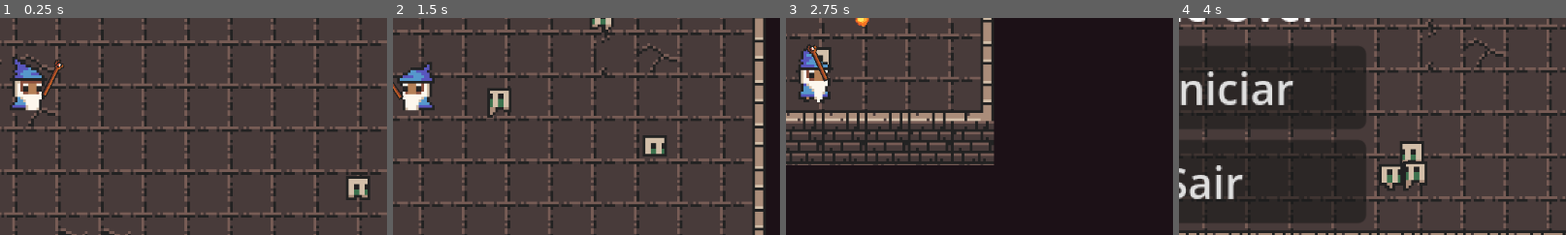
Above: before the commit, frames 1-4 (left to right).
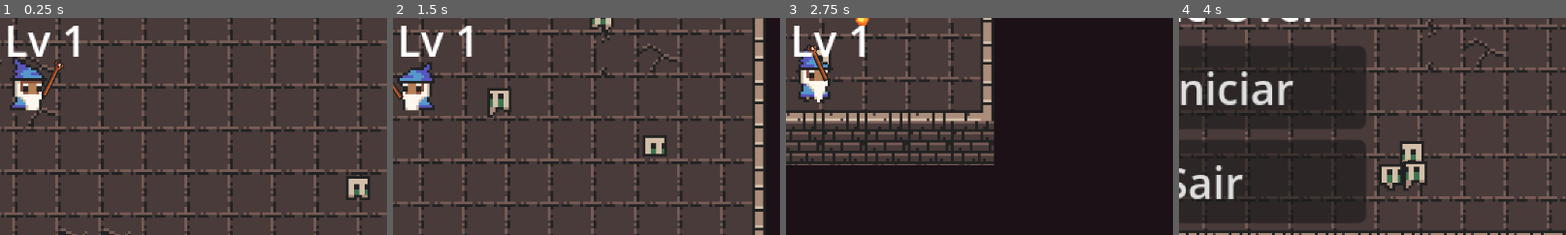
Above: after the commit, the same moments.

Repository: leanfj/infinit-dungeon
Game: Godot game, scene res://scenes/world_node_2d.tscn
Same seed, same stepped clock (60 frames per second), same inputs: the game is played once before the commit and once after it.
Inputs (mouse positions are % of the whole screen's width and height, from its top left):
- Up to frame 1 (0.25 s): no input
- Up to frame 2 (1.5 s): tap Enter at 0.5 s; move the mouse to (72, 45) at 0.52 s; press the mouse at (72, 45) at 0.53 s; hold D (move_right) 0.53-1.28 s; move the mouse to (30, 55) at 1.27 s; release the mouse at (30, 55) at 1.28 s; hold S (move_down) from 1.28 s (still down); right-click (30, 55) at 1.35 s
- Up to frame 3 (2.75 s): move the mouse to (60, 28) at 2.02 s; release S (move_down) at 2.03 s; press the mouse at (60, 28) at 2.03 s; hold D (move_right) from 2.03 s (still down)
- Up to frame 4 (4 s): move the mouse to (45, 70) at 2.77 s; release D (move_right) at 2.78 s; release the mouse at (45, 70) at 2.78 s; hold W (move_up) 2.78-3.53 s; right-click (45, 70) at 2.85 s; move the mouse to (80, 65) at 3.52 s; press the mouse at (80, 65) at 3.53 s; hold A (move_left) from 3.53 s (still down)
The pictures show only the part of the screen within x 47-97%, y 37-87%; the shares and areas given below are measured in that part.

The runs differ from the first frame. In frame 1, 0.9% of the frame differs, in the area x 2-21%, y 3-18%; in frame 2, 0.9%; in frame 3, 0.9%; in frame 4, nothing differs.

Commit message:
Implement character stats system for player and enemies; add experience and health management; update Mage character with new stats resource

Diff:
--- a/entities/Enemies/enemy_character_body_2d.gd
+++ b/entities/Enemies/enemy_character_body_2d.gd
@@ -8,12 +8,15 @@
 var _knockback_timer: float = 0.0
 var _knockback_direction: Vector2 = Vector2.ZERO
 var _is_hurt: bool = false
+var _is_dead: bool = false
 
 @export_category("Variables")
 @export var move_speed: float = 50.0
 @export var chase_range: float = 80.0
 @export var health: int = 3
 @export var knockback_strength: float = 50.0
+@export var stats: Resource
+@export var exp_reward: int = 3
 
 
 @export_category("Objects")
@@ -26,6 +29,12 @@
 	# Guarantee hit animation does not loop forever; needed for animation_finished handling.
 	if _animation_sprite and _animation_sprite.sprite_frames and _animation_sprite.sprite_frames.has_animation("hit"):
 		_animation_sprite.sprite_frames.set_animation_loop("hit", false)
+
+	if stats:
+		if stats.has_variable("move_speed"):
+			_move_speed = stats.move_speed
+		if stats.has_variable("current_health"):
+			health = stats.current_health
 
 	if _hit_box:
 		_hit_box.hit_detected.connect(_on_hit_box_hit_detected)
@@ -62,6 +71,8 @@
 	move_and_slide()
 
 func take_damage(amount: int, origin: Vector2 = Vector2.ZERO) -> void:
+	if stats and stats.has_method("apply_damage"):
+		stats.apply_damage(amount)
 	health -= amount
 	_is_hurt = true
 	var knockback_vector: Vector2 = (global_position - origin).normalized()
@@ -75,8 +86,12 @@
 		_is_hurt = false
 		_animate()
 	else:
+		if _is_dead:
+			return
+		_is_dead = true
 		if _animation_sprite:
 			await _play_hit_animation(0.5)
+		_reward_player()
 		await get_tree().create_timer(0.05).timeout
 		queue_free()
 
@@ -118,6 +133,12 @@
 	take_damage(amount, origin)
 
 
+func _reward_player() -> void:
+	var player := _player if is_instance_valid(_player) else get_tree().get_first_node_in_group("player")
+	if player and player.has_method("gain_experience"):
+		player.gain_experience(exp_reward)
+
+
 func _play_hit_animation(wait_time: float) -> void:
 	if _animation_sprite:
 		_animation_sprite.play("hit")
--- /dev/null
+++ b/entities/player/Mage/Stats/player_mage_stats.tres
@@ -0,0 +1,6 @@
+[gd_resource type="Resource" script_class="CharacterStats" load_steps=2 format=3 uid="uid://cfl0k3s3gg5yt"]
+
+[ext_resource type="Script" uid="uid://v67h1lhav615" path="res://mechanics/character_stats.gd" id="1_q5qm2"]
+
+[resource]
+script = ExtResource("1_q5qm2")
--- a/entities/player/Mage/mage_character_body_2d.tscn
+++ b/entities/player/Mage/mage_character_body_2d.tscn
@@ -1,6 +1,7 @@
-[gd_scene load_steps=18 format=3 uid="uid://qmyxu3h5x66b"]
+[gd_scene load_steps=19 format=3 uid="uid://qmyxu3h5x66b"]
 
 [ext_resource type="PackedScene" uid="uid://ctskcvs7nxu4e" path="res://entities/player/player_character_body_2d.tscn" id="1_h22r1"]
+[ext_resource type="Resource" uid="uid://cfl0k3s3gg5yt" path="res://entities/player/Mage/Stats/player_mage_stats.tres" id="2_eimj0"]
 [ext_resource type="Texture2D" uid="uid://t0hmsqnvaa7c" path="res://entities/player/Mage/Sprites/wizzard_m_idle_anim_f0.png" id="2_luext"]
 [ext_resource type="Texture2D" uid="uid://blfy4i6rnjy" path="res://entities/player/Mage/Sprites/wizzard_m_hit_anim_f0.png" id="2_xr08a"]
 [ext_resource type="Texture2D" uid="uid://dqg83s34o7rup" path="res://entities/player/Mage/Sprites/wizzard_m_idle_anim_f1.png" id="3_xr08a"]
@@ -135,6 +136,7 @@
 [node name="MageCharacterBody2D" node_paths=PackedStringArray("_animation_sprite", "_animation_weapon", "_weapon_node", "_fire_ball_marker") groups=["player"] instance=ExtResource("1_h22r1")]
 _primary_attack_name = "primary_attack"
 _secondary_attack_name = "secondary_attack"
+stats = ExtResource("2_eimj0")
 _animation_sprite = NodePath("AnimatedSprite2D")
 _animation_weapon = NodePath("StaffNode2D/StaffAnimationPlayer")
 _weapon_node = NodePath("StaffNode2D")
--- a/entities/player/player_character_body_2d.gd
+++ b/entities/player/player_character_body_2d.gd
@@ -19,6 +19,9 @@
 @export var _player_health: int = 6
 @export var _knockback_strength: float = 150.0
 @export var key_count: int = 0
+const CharacterStats = preload("res://mechanics/character_stats.gd")
+
+@export var stats: Resource
 
 @export_category("Objetcs")
 @export var _animation_sprite: AnimatedSprite2D
@@ -26,8 +29,22 @@
 @export var _weapon_node: Node2D
 @export var _fire_ball_marker: Marker2D
 @onready var _hit_box: HitBoxArea2D = $HitBoxArea2D
+@onready var _level_label: Label = get_node_or_null("LevelLabel")
 
 func _ready() -> void:
+	if stats == null:
+		stats = CharacterStats.new()
+	if stats is CharacterStats:
+		var cs := stats as CharacterStats
+		# push exported defaults into stats
+		cs.max_health = _max_health
+		cs.current_health = _player_health
+		cs.move_speed = _move_speed
+		# pull back to node
+		_move_speed = cs.move_speed
+		_max_health = cs.max_health
+		_player_health = cs.current_health
+		cs.leveled_up.connect(_on_stats_leveled_up)
 	_player_health = clamp(_player_health, 0, _max_health)
 	if _animation_weapon:
 		_animation_weapon.animation_finished.connect(_on_animation_player_animation_finished)
@@ -41,7 +58,39 @@
 	if max_cap >= 0:
 		cap = min(max_cap, _max_health)
 	_player_health = clamp(_player_health + amount, 0, cap)
-	_emit_health()
+	if stats is CharacterStats:
+		(stats as CharacterStats).current_health = _player_health
+	_emit_health()
+
+
+func gain_experience(amount: int) -> void:
+	if not (stats is CharacterStats):
+		return
+	var cs := stats as CharacterStats
+	cs.gain_experience(amount)
+	_sync_from_stats()
+
+
+func _sync_from_stats() -> void:
+	if not (stats is CharacterStats):
+		return
+	var cs := stats as CharacterStats
+	_move_speed = cs.move_speed
+	_max_health = cs.max_health
+	_player_health = clamp(cs.current_health, 0, _max_health)
+	_emit_health()
+	_update_level_label()
+
+
+func _on_stats_leveled_up(_new_level: int) -> void:
+	_sync_from_stats()
+	_update_level_label()
+
+
+func _update_level_label() -> void:
+	if _level_label and stats is CharacterStats:
+		var cs := stats as CharacterStats
+		_level_label.text = "Lv %d" % cs.level
 
 func _physics_process(_delta: float) -> void:
 	if _knockback_timer > 0.0:
@@ -133,6 +182,8 @@
 
 func _on_hit_box_hit_detected(amount: int, origin: Vector2) -> void:
 	_player_health -= amount
+	if stats is CharacterStats:
+		(stats as CharacterStats).apply_damage(amount)
 	_player_health = clamp(_player_health, 0, _max_health)
 	_emit_health()
 	_animation_sprite.play("hurt")
--- a/entities/player/player_character_body_2d.tscn
+++ b/entities/player/player_character_body_2d.tscn
@@ -26,3 +26,9 @@
 [node name="Camera2D" type="Camera2D" parent="."]
 script = ExtResource("1_cam")
 terrain_path = NodePath("../../../TerrainManagerNode2D")
+
+[node name="LevelLabel" type="Label" parent="."]
+offset_left = -8.0
+offset_top = -24.0
+text = "Lv 1"
+horizontal_alignment = 1
--- /dev/null
+++ b/mechanics/character_stats.gd
@@ -0,0 +1,34 @@
+extends Resource
+class_name CharacterStats
+
+signal leveled_up(new_level: int)
+
+@export var level: int = 1
+@export var experience: int = 0
+@export var experience_to_next: int = 5
+@export var max_health: int = 6
+@export var current_health: int = 6
+@export var move_speed: float = 128.0
+@export var damage: int = 1
+
+func apply_damage(amount: int) -> void:
+	current_health = max(0, current_health - amount)
+
+func heal(amount: int) -> void:
+	current_health = min(max_health, current_health + amount)
+
+func gain_experience(amount: int) -> void:
+	experience += amount
+	while experience >= experience_to_next:
+		experience -= experience_to_next
+		_level_up()
+
+func _level_up() -> void:
+	level += 1
+	# Simple scaling: increase thresholds and stats modestly.
+	experience_to_next = int(experience_to_next * 1.2) + 1
+	max_health += 1
+	current_health = max_health
+	damage += 1
+	move_speed += 5.0
+	leveled_up.emit(level)
Not shown, added: mechanics/character_stats.gd.uid
